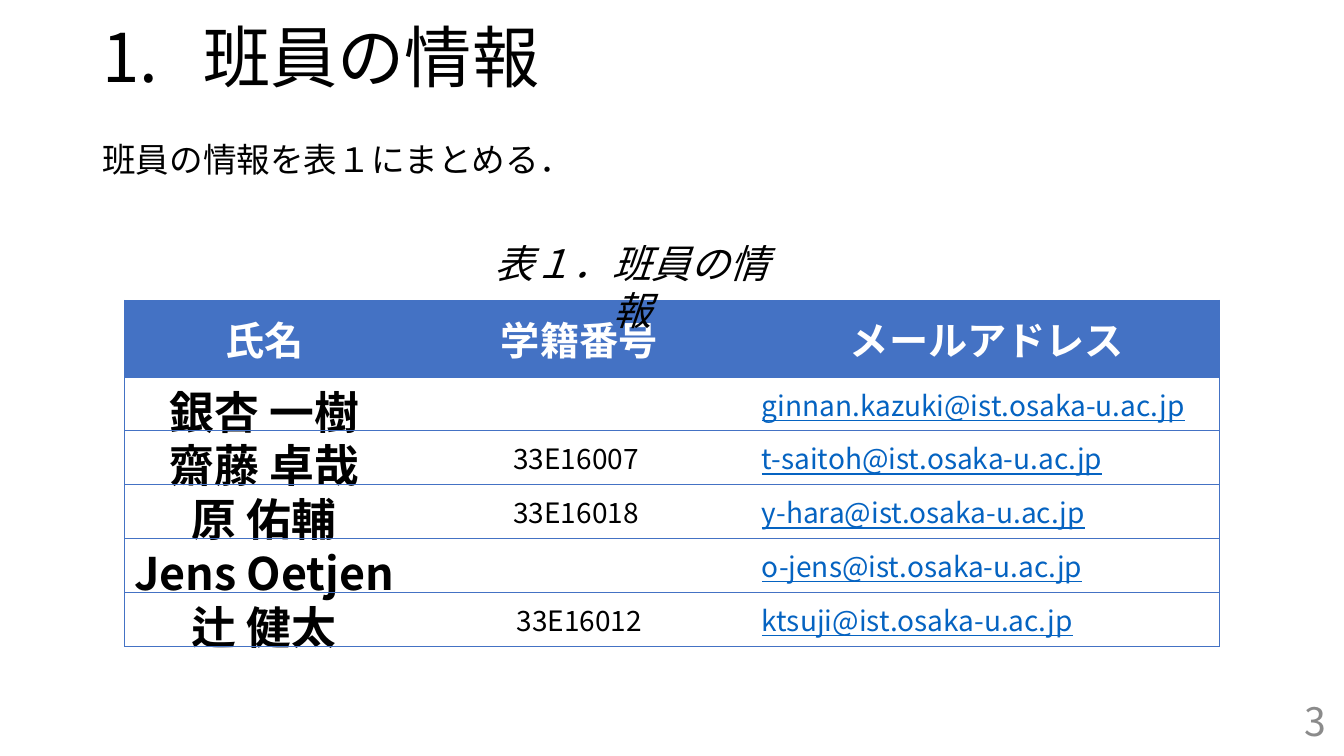
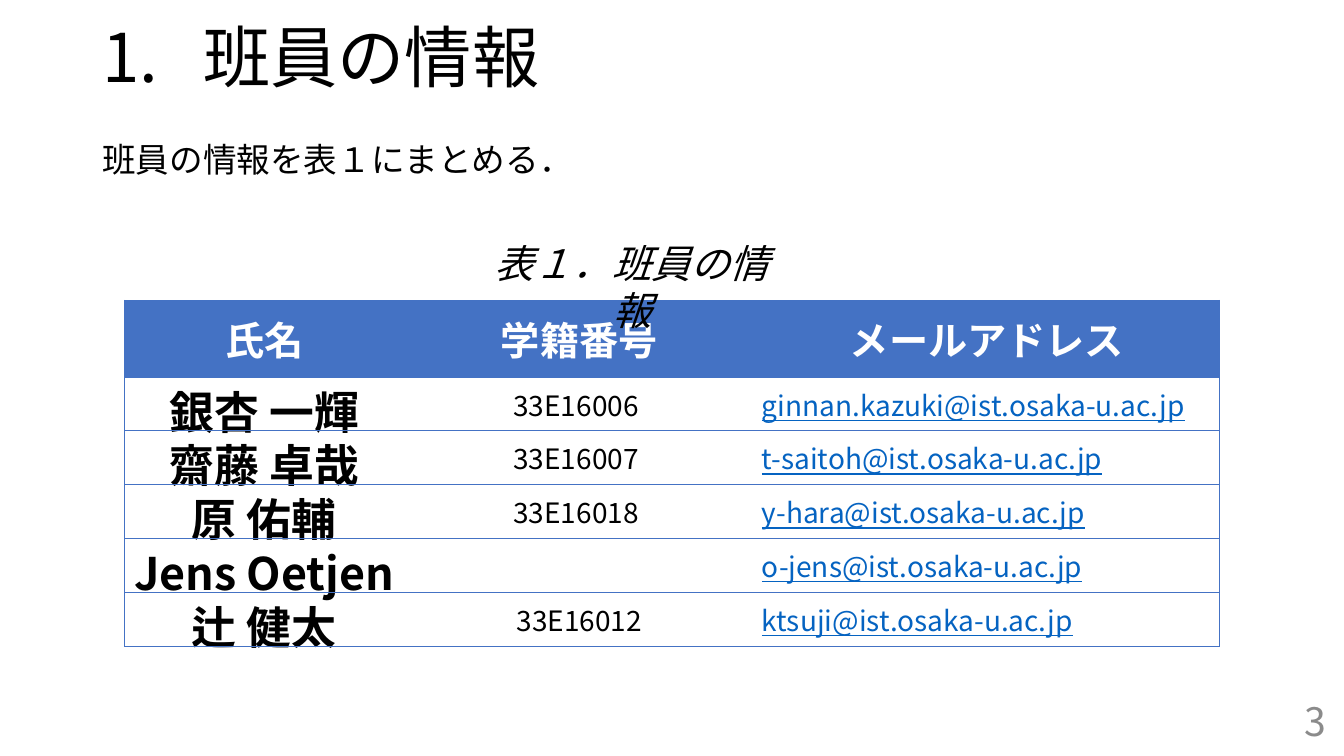
Before and after one commit to handai-trema/IaaS-team-1, a slide deck: slide 3 of FinalReport_team1.pptx. Drawn at 1344x756 pixels with LibreOffice and Linux fonts; fonts in the diff are those of the drawing. Boxes give left, top, right and bottom in pixels: in the first picture for what was removed or moved away, otherwise in the second. Text is boxed around its words. In the diff, an @@ line names an element or a change of style, - is before the commit and + after.

Commit message:
銀杏一輝レポート加筆

```diff
--- a/FinalReport_team1.pptx
+++ b/FinalReport_team1.pptx
@@ table at bbox=[124, 300, 1219, 652] @@
-row 2, column 1: 銀杏 一樹
+row 2, column 1: 銀杏 一輝
-row 2, column 2: 
+row 2, column 2: 33E16006
```
Also in this commit, not shown: 3 other slides changed, 3 slides added.
